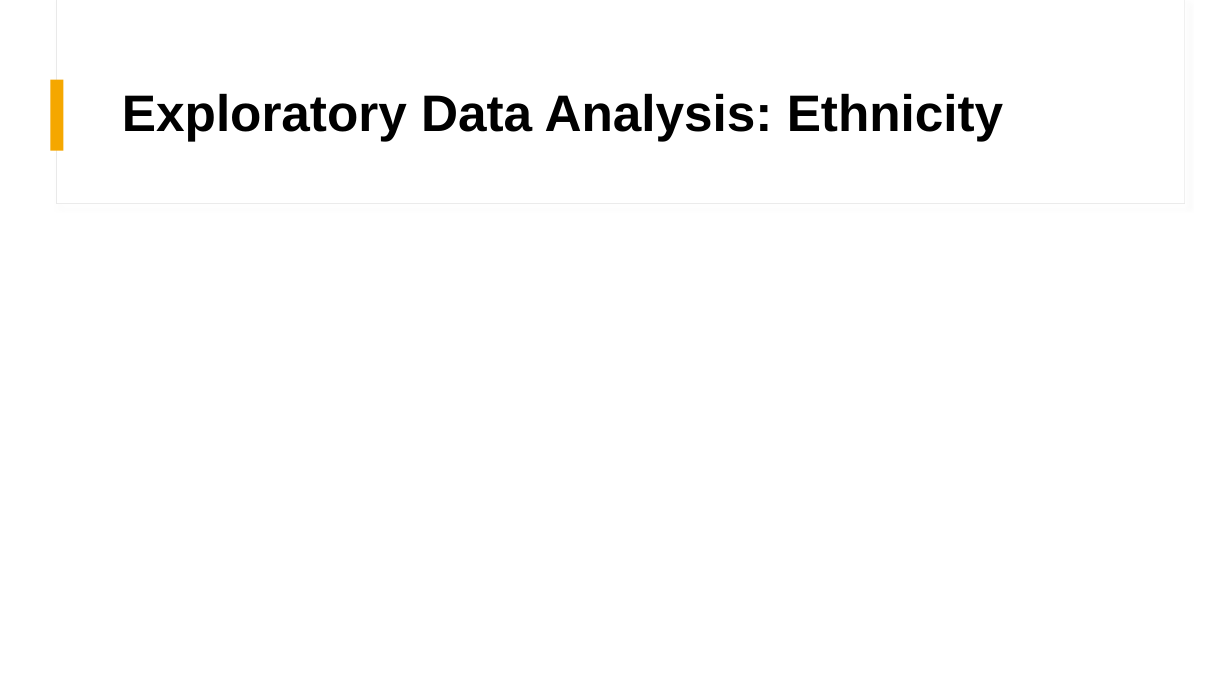
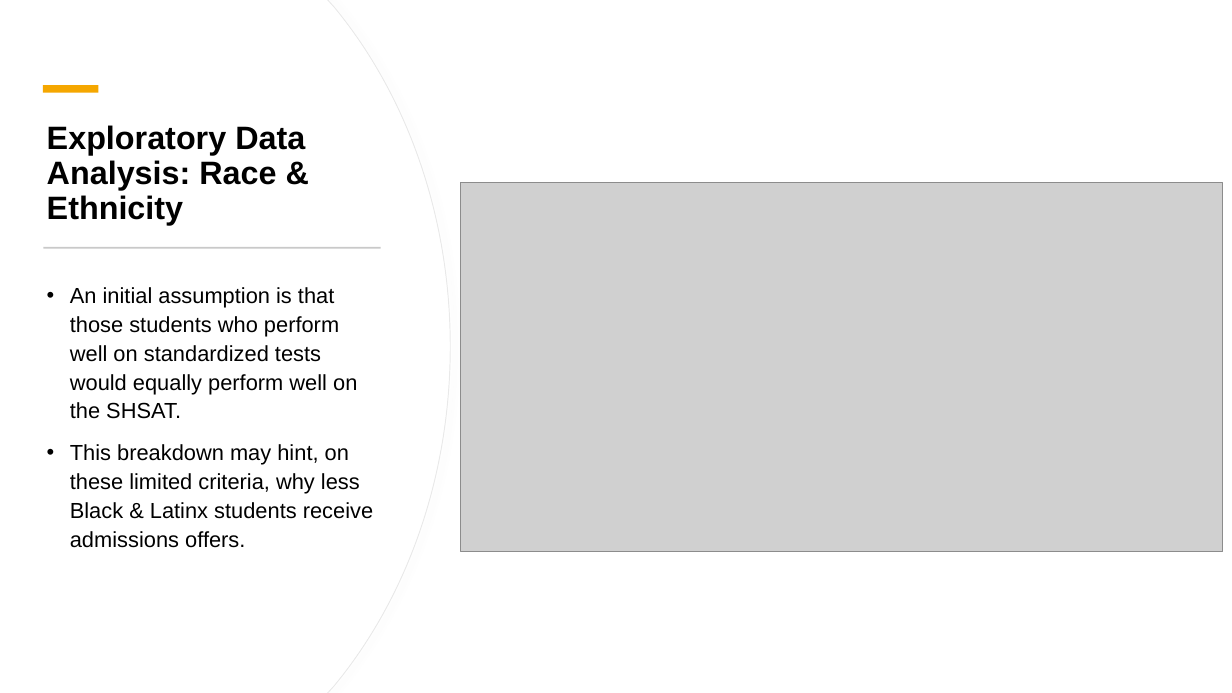
Before and after one commit to dj-m/CapstoneTwo, a slide deck: slide 7 of reports/submission/Capstone_Final_Presentation.pptx (slide 6 before the commit). Drawn at 1232x693 pixels with LibreOffice and Linux fonts; fonts in the diff are those of the drawing; grey boxes stand for pictures. Boxes give left, top, right and bottom in pixels: in the first picture for what was removed or moved away, otherwise in the second. Text is boxed around its words. In the diff, an @@ line names an element or a change of style, - is before the commit and + after.

```diff
--- a/reports/submission/Capstone_Final_Presentation.pptx
+++ b/reports/submission/Capstone_Final_Presentation.pptx
@@ rectangle added at [0,0,1232,693], fill #FFFFFF @@
@@ freeform shape added at [0,0,450,693], fill #FFFFFF, outline #E9E9E9 0.75 pt @@
@@ freeform shape added at [0,0,449,693], fill #FFFFFF @@
@@ rectangle added at [43,85,98,92], fill #F5A700 @@
@@ rectangle removed at [51,79,64,151] @@
@@ title "Exploratory Data Analysis: Race & ..." at [47,125,305,225]: vertical alignment middle to bottom @@
@@ title at [47,125,305,225]: text changed; size 40 to 25.2 pt @@
-Exploratory Data Analysis: Ethnicity
+Exploratory Data Analysis: Race & Ethnicity
@@ picture added at [461,182,1224,552] @@
@@ rectangle added at [43,247,381,249], fill #C9C9C9 @@
@@ text added at [70,287,373,548], 17 pt, text #000000 @@
+• An initial assumption is that those students who perform well on standardized tests would equally perform well on the SHSAT.
+• This breakdown may hint, on these limited criteria, why less Black & Latinx students receive admissions offers.
```
Also in this commit, not shown: 7 other slides changed, 9 slides added, 8 slides removed, 2 other files.
